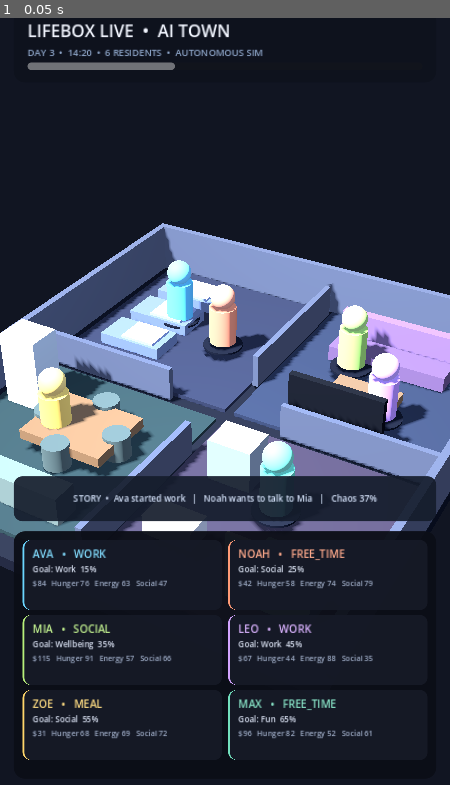
Above: before the commit, frame 1.
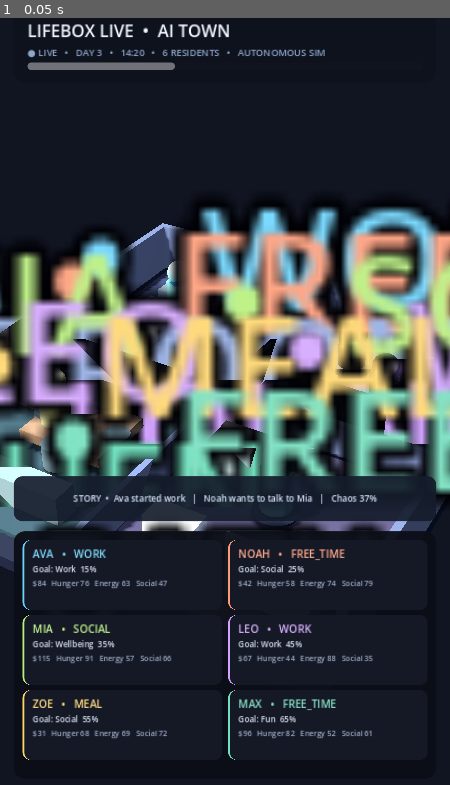
Above: after the commit, the same moment.

Repository: motomotoo2001-maker/lifebox-live
Game: Godot game, scene res://scenes/debug/visual_showcase.tscn
The game is run twice, just before and just after one commit, with the same random seed, the same clock (stepped at 60 frames per second) and the same inputs. The project has no main scene, so this scene is started directly.
Inputs:
- Up to frame 1 (0.05 s): no input

The runs differ from the first frame. In frame 1, 32% of the frame differs, in the area x 0-100%, y 4-68%.

Commit message:
feat: improve showcase readability and story focus

Diff:
--- a/scripts/presentation/debug/visual_showcase.gd
+++ b/scripts/presentation/debug/visual_showcase.gd
@@ -120,6 +120,10 @@
 	_build_lounge()
 	_build_kitchen()
 	_build_bathroom()
+	_add_room_label("BEDROOM", Vector3(-3.2, 0.35, -0.55), Color("9eb5e7"))
+	_add_room_label("LOUNGE", Vector3(3.2, 0.35, -0.55), Color("d3a4ff"))
+	_add_room_label("KITCHEN", Vector3(-3.2, 0.35, 6.2), Color("72e0bd"))
+	_add_room_label("BATH", Vector3(3.2, 0.35, 6.2), Color("76a8b8"))
 
 func _build_bedroom() -> void:
 	var bed_color := Color("7182a8")
@@ -311,6 +315,25 @@
 			root
 		)
 
+		if index == 0:
+			_make_story_marker(root, RESIDENT_COLORS[index])
+
+		var name_label := Label3D.new()
+		name_label.name = "ResidentLabel"
+		name_label.position = Vector3(0.0, 2.4, 0.0)
+		name_label.text = "%s  •  %s" % [
+			resident.display_name.to_upper(),
+			str(resident.schedule.active_block_id).to_upper(),
+		]
+		name_label.font_size = 28
+		name_label.outline_size = 10
+		name_label.modulate = RESIDENT_COLORS[index].lightened(0.12)
+		name_label.outline_modulate = Color(0.02, 0.025, 0.04, 0.95)
+		name_label.billboard = BaseMaterial3D.BILLBOARD_ENABLED
+		name_label.fixed_size = true
+		name_label.no_depth_test = true
+		root.add_child(name_label)
+
 func _build_hud() -> void:
 	var canvas := CanvasLayer.new()
 	canvas.name = "HUD"
@@ -347,7 +370,7 @@
 	top_box.add_child(title)
 
 	var subtitle := Label.new()
-	subtitle.text = "DAY 3  •  14:20  •  6 RESIDENTS  •  AUTONOMOUS SIM"
+	subtitle.text = "● LIVE   •   DAY 3   •   14:20   •   6 RESIDENTS   •   AUTONOMOUS SIM"
 	subtitle.add_theme_font_size_override("font_size", 15)
 	subtitle.add_theme_color_override("font_color", Color("8ea6c9"))
 	top_box.add_child(subtitle)
@@ -457,6 +480,43 @@
 	box.add_child(stats)
 
 	return card
+
+func _add_room_label(
+	text_value: String,
+	position: Vector3,
+	color: Color
+) -> void:
+	var label := Label3D.new()
+	label.position = position
+	label.text = text_value
+	label.font_size = 26
+	label.outline_size = 8
+	label.modulate = color
+	label.outline_modulate = Color(0.02, 0.025, 0.04, 0.9)
+	label.billboard = BaseMaterial3D.BILLBOARD_ENABLED
+	label.fixed_size = true
+	label.no_depth_test = false
+	add_child(label)
+
+func _make_story_marker(parent: Node, color: Color) -> void:
+	var mesh := CylinderMesh.new()
+	mesh.top_radius = 0.88
+	mesh.bottom_radius = 0.88
+	mesh.height = 0.045
+
+	var material := StandardMaterial3D.new()
+	material.albedo_color = color.darkened(0.25)
+	material.emission_enabled = true
+	material.emission = color
+	material.emission_energy_multiplier = 2.2
+	material.roughness = 0.35
+
+	var marker := MeshInstance3D.new()
+	marker.name = "StoryDirectorMarker"
+	marker.position = Vector3(0.0, 0.09, 0.0)
+	marker.mesh = mesh
+	marker.material_override = material
+	parent.add_child(marker)
 
 func _configure_camera() -> void:
 	var camera := Camera3D.new()
